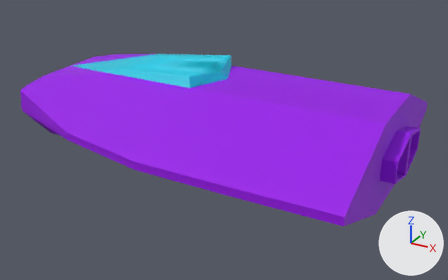
Two versions of the FBX model Assets/Ships/Models/classic_spaceship.fbx, one commit apart.
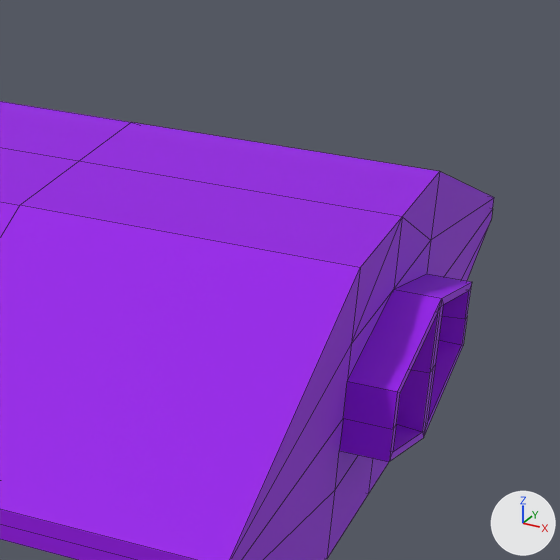
Each version appears first whole from a 50 mm camera at (3.58, -6.2, 2.81) aimed at (0.18, -0.03, -0.28), and next in a close-up on the part from 61% to 100% of the width and 15% to 77% of the height. The lights are fixed; the arrows at lower right show +X, +Y and +Z. The close-ups show mesh edges as thin lines. Where no turn or scale is listed for an object, it has been applied to the vertices.

Before the edit, the objects in view are built like this:
```python
me_mesh = bpy.data.meshes.new('Mesh')
me_mesh.from_pydata(...)  # 128 vertices, 141 faces; spans x -2.59..2.41, y -1.63..1.63, z -0.51..0.65
# faces by material slot: [129, 12]
me_mesh.materials.append(mat_material)  # purple #9600e7
me_mesh.materials.append(mat_glass)  # cyan #0bcde7
ob_spaceship = bpy.data.objects.new('Spaceship', me_mesh)
ob_spaceship.location = (0.0, 0.0, 0.0)
```
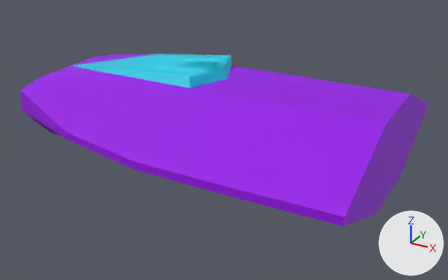
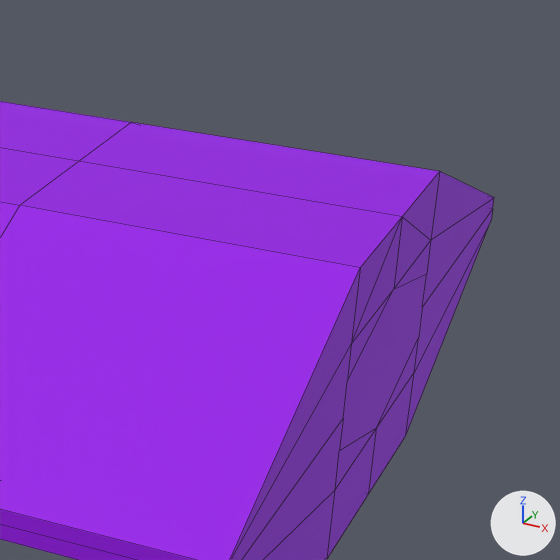
Pixel boxes [x1, y1, x2, y2] of what changed, in the close-ups (560 x 560 px):
part 1 of me_mesh, cut back: before [339, 274, 472, 462]; after [339, 274, 426, 451]

What the commit changed:
me_mesh is used by ob_spaceship; location (0.0, 0.0, 0.0).
me_mesh had 128 vertices, 141 faces and spanned x -2.59..2.41, y -1.63..1.63, z -0.51..0.65.
me_mesh now has 92 vertices, 100 faces and spans x -2.59..2.25, y -1.63..1.63, z -0.51..0.65.
Part 1, on me_mesh:
36 vertices are removed from x 2.18..2.41, y -0.5..0.5, z -0.25..0.25.
42 faces are deleted.
1 new face joins them, mat_material (purple #9600e7).
